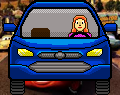
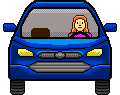
Before/after of a 120x95 layered artwork. What changed in the layer stack:
painted on "luz" over (0, 0, 120, 95)
hid "Fundo" over (0, 0, 120, 95)
